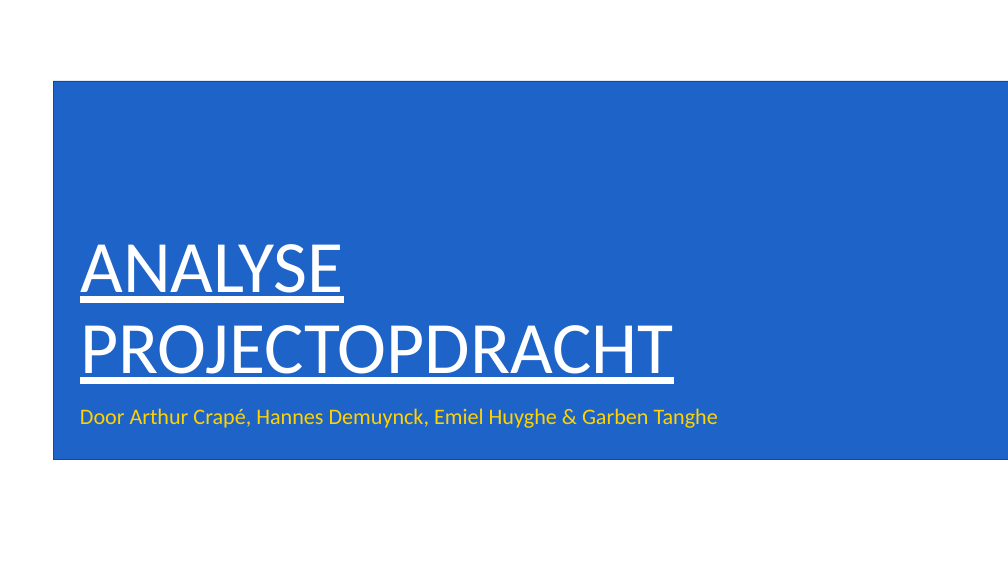
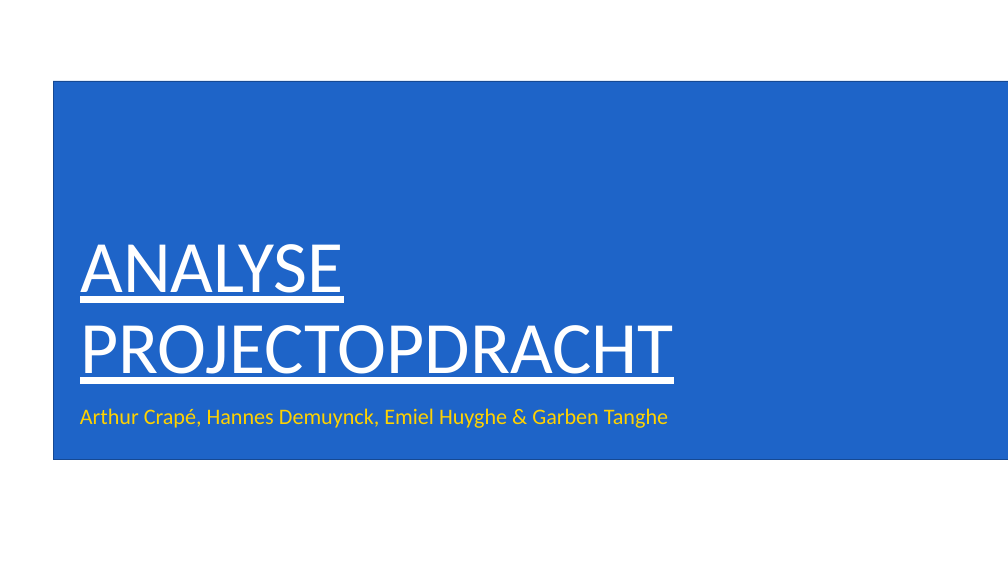
Before and after one commit to gartangh/Software-Development-Project, a slide deck: slide 2 of Analyse.pptx. Drawn at 1008x567 pixels with LibreOffice and Linux fonts; fonts in the diff are those of the drawing; background and template pictures are left out. Boxes give left, top, right and bottom in pixels: in the first picture for what was removed or moved away, otherwise in the second. Text is boxed around its words. In the diff, an @@ line names an element or a change of style, - is before the commit and + after.

```diff
--- a/Analyse.pptx
+++ b/Analyse.pptx
@@ subtitle at (80,408,668,428): text changed @@
-Door Arthur Crapé, Hannes Demuynck, Emiel Huyghe & Garben Tanghe
+Arthur Crapé, Hannes Demuynck, Emiel Huyghe & Garben Tanghe
```
Also in this commit, not shown: 2 other slides changed, 1 slide added, 4 other files.
